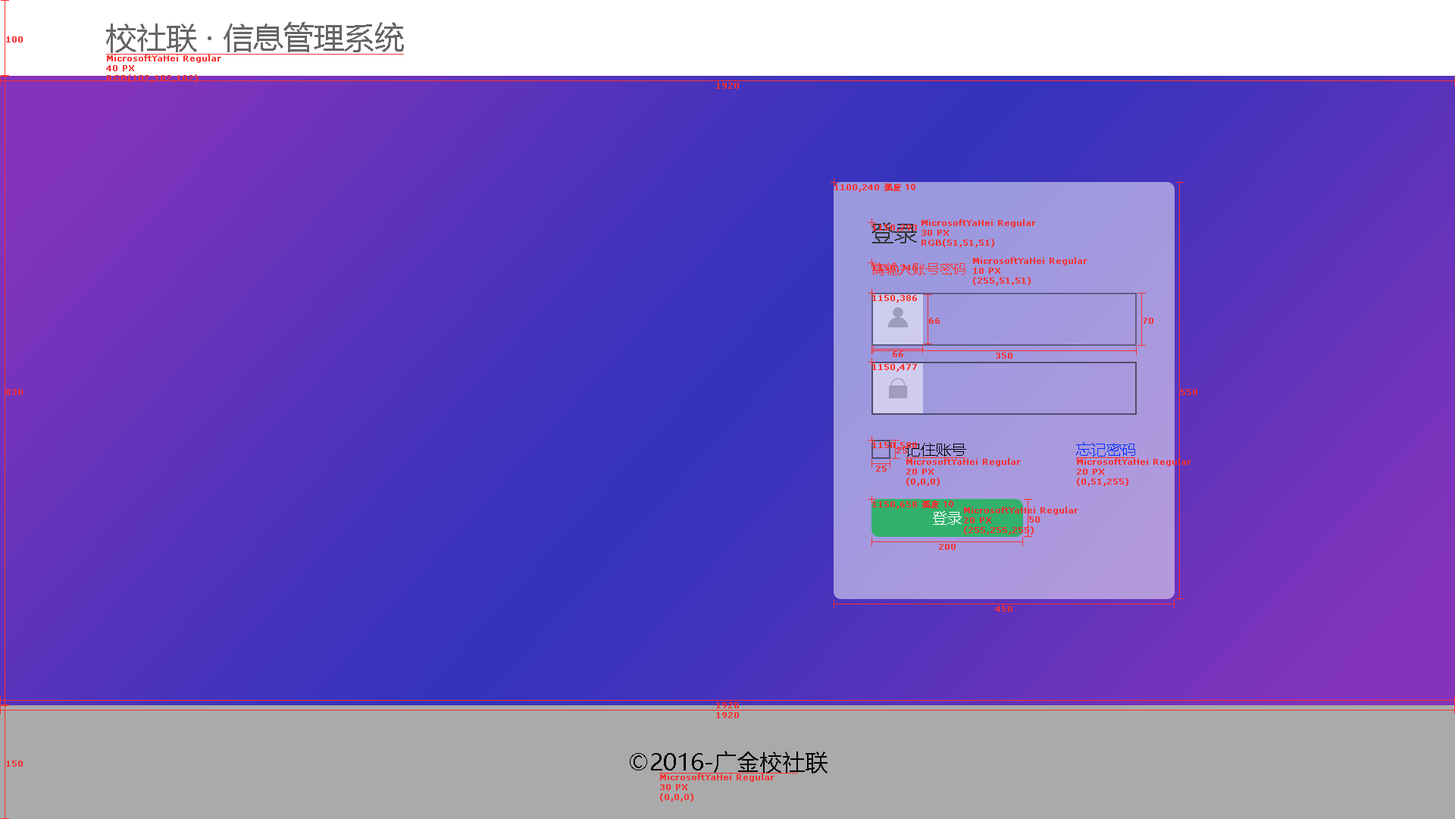
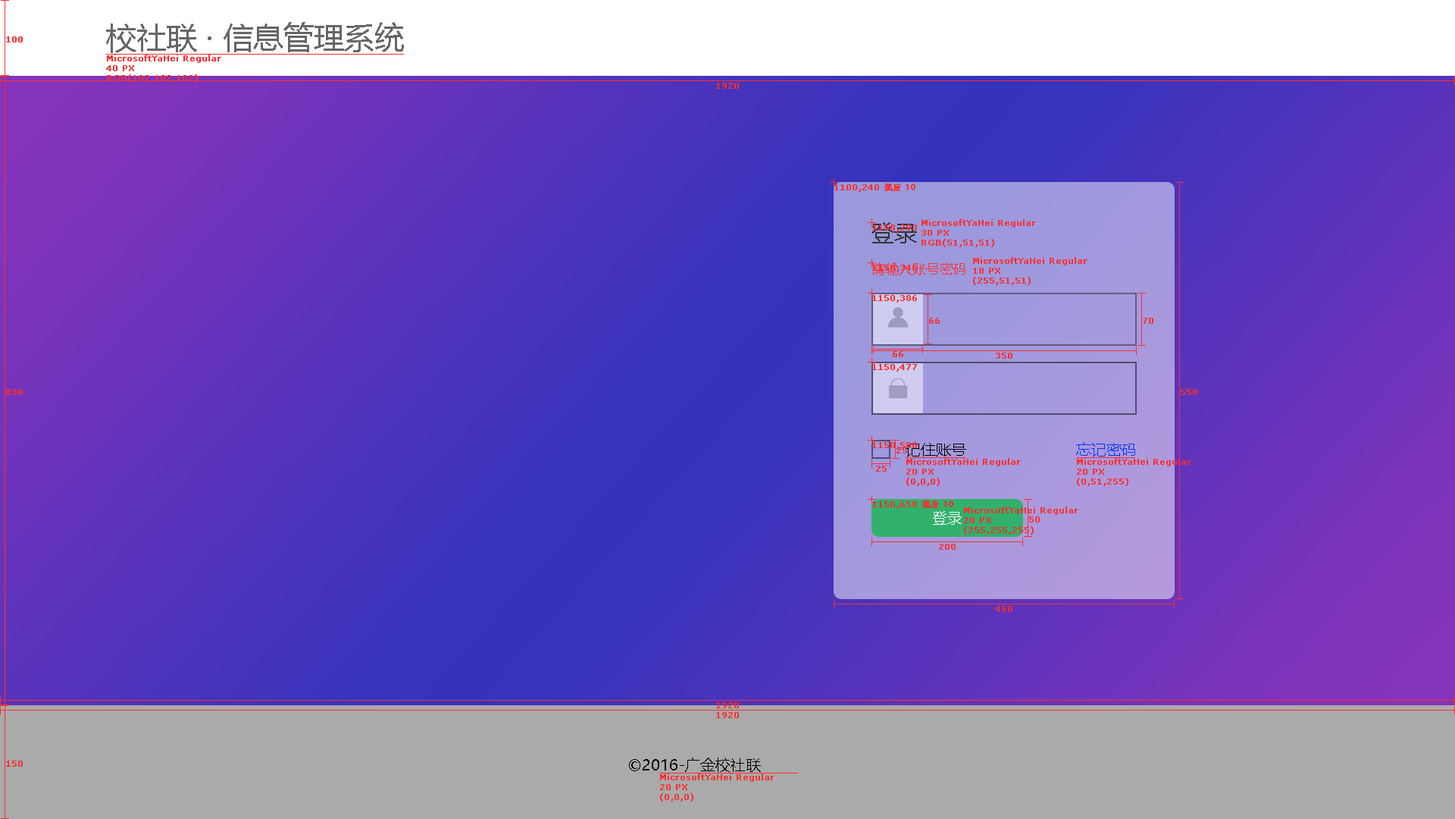
Revision of a layered 1455 x 819 image; what changed, layer by layer:
renamed "MicrosoftYaHei Regular 30 PX (0,0,0)" to "MicrosoftYaHei Regular 20 PX (0,0,0)", painted on it over bbox(660, 786, 665, 790)
painted on "©2016-广金校社联" over bbox(629, 750, 828, 774)
